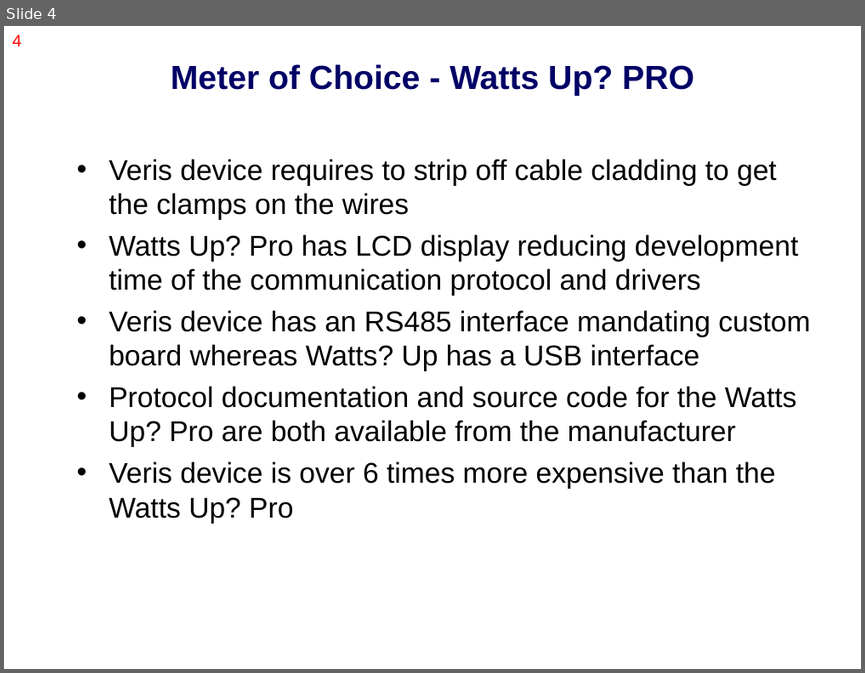
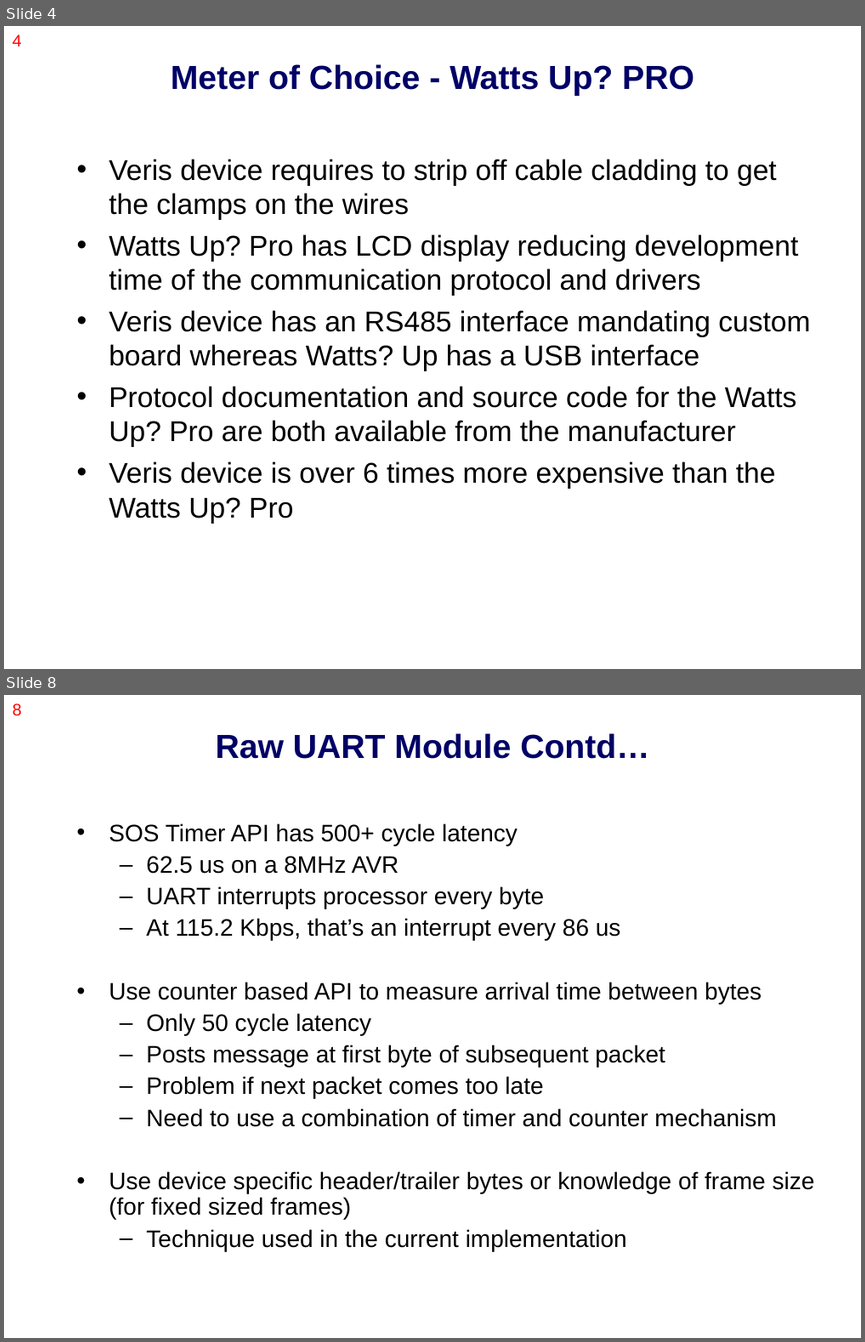
Before and after one commit to nesl/splt, a slide deck: docs/presentation/splt_z.ppt. Shown one above the other, each under a label of ours: slide 4 before the commit, slides 4 and 8 after it; the slides between them are not shown. The pictures are 865x673 and 865x1342 pixels, drawn with LibreOffice and Linux fonts; fonts in the diff are those of the drawing. Boxes give left, top, right and bottom in pixels: in the first picture for what was removed or moved away, otherwise in the second. Text is boxed around its words. In the diff, an @@ line names an element or a change of style, - is before the commit and + after.

```diff
--- a/docs/presentation/splt_z.ppt
+++ b/docs/presentation/splt_z.ppt
@@ slide 8 added at box(4, 695, 861, 1338), background #FFFFFF @@
@@ page number added at box(12, 703, 22, 716), 14 pt, text #FF0000 @@
+8
@@ title added at box(216, 733, 649, 759), 28 pt, text #000066, bold @@
+Raw UART Module Contd…
@@ text added at box(109, 823, 815, 1251), 20 pt, text #000000 @@
+• SOS Timer API has 500+ cycle latency
+  – 62.5 us on a 8MHz AVR
+  – UART interrupts processor every byte
+  – At 115.2 Kbps, that’s an interrupt every 86 us
+• Use counter based API to measure arrival time between bytes
+  – Only 50 cycle latency
+  – Posts message at first byte of subsequent packet
+  – Problem if next packet comes too late
+  – Need to use a combination of timer and counter mechanism
+• Use device specific header/trailer bytes or knowledge of frame size (for fixed sized frames)
+  – Technique used in the current implementation
```
Also in this commit, not shown: 1 slide changed, 2 other slides added.
